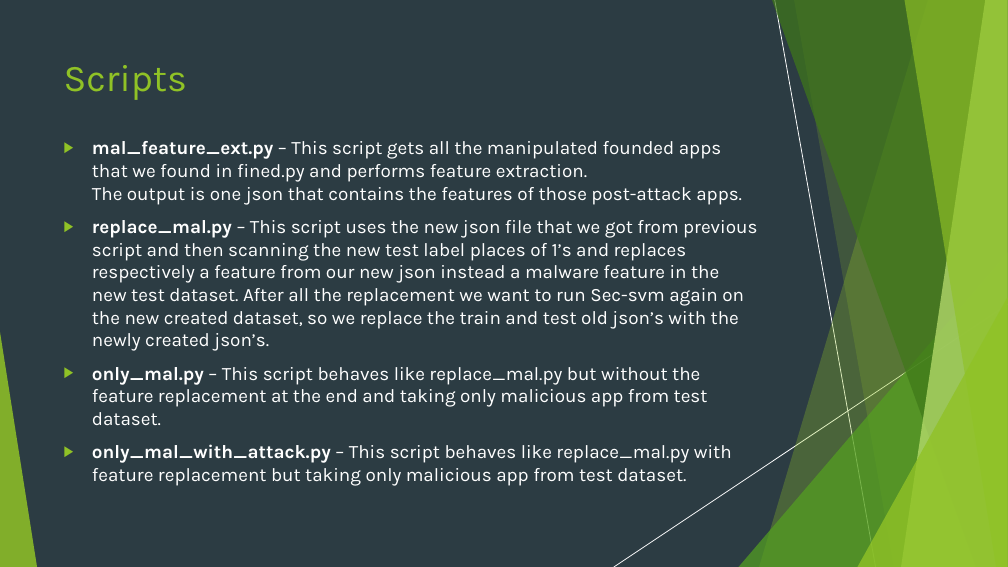
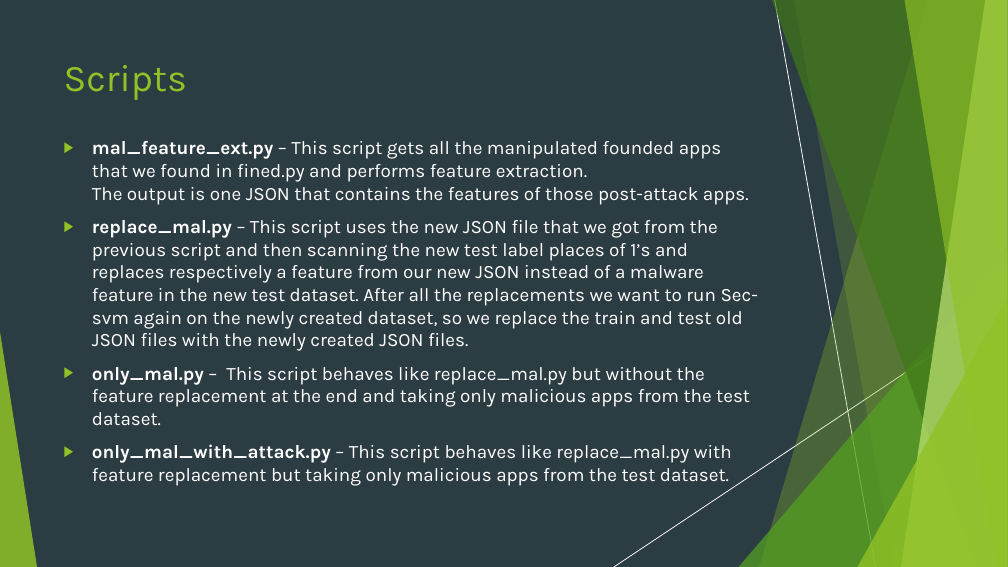
Before and after one commit to nivtal9/Sec-SVM-Final-Project, a slide deck: slide 11 of Sec-svm-demonstration.pptx. Drawn at 1008x567 pixels with LibreOffice and Linux fonts; fonts in the diff are those of the drawing. Boxes give left, top, right and bottom in pixels: in the first picture for what was removed or moved away, otherwise in the second. Text is boxed around its words. In the diff, an @@ line names an element or a change of style, - is before the commit and + after.

```diff
--- a/Sec-svm-demonstration.pptx
+++ b/Sec-svm-demonstration.pptx
@@ text at (92, 141, 758, 486): text changed @@
-▶ mal_feature_ext.py – This script gets all the manipulated founded apps that we found in fined.py and performs feature extraction.
-  The output is one json that contains the features of those post-attack apps.
-▶ replace_mal.py – This script uses the new json file that we got from previous script and then scanning the new test label places of 1’s and replaces respectively a feature from our new json instead a malware feature in the new test dataset. After all the replacement we want to run Sec-svm again on the new created dataset, so we replace the train and test old json’s with the newly created json’s.
-▶ only_mal.py – This script behaves like replace_mal.py but without the feature replacement at the end and taking only malicious app from test dataset.
-▶ only_mal_with_attack.py – This script behaves like replace_mal.py with feature replacement but taking only malicious app from test dataset.
+▶ mal_feature_ext.py – This script gets all the manipulated founded apps that we found in fined.py and performs feature extraction.
+  The output is one JSON that contains the features of those post-attack apps.
+▶ replace_mal.py – This script uses the new JSON file that we got from the previous script and then scanning the new test label places of 1’s and replaces respectively a feature from our new JSON instead of a malware feature in the new test dataset. After all the replacements we want to run Sec-svm again on the newly created dataset, so we replace the train and test old JSON files with the newly created JSON files.
+▶ only_mal.py – This script behaves like replace_mal.py but without the feature replacement at the end and taking only malicious apps from the test dataset.
+▶ only_mal_with_attack.py – This script behaves like replace_mal.py with feature replacement but taking only malicious apps from the test dataset.
```
Also in this commit, not shown: 13 other slides changed, 5 slides removed.
